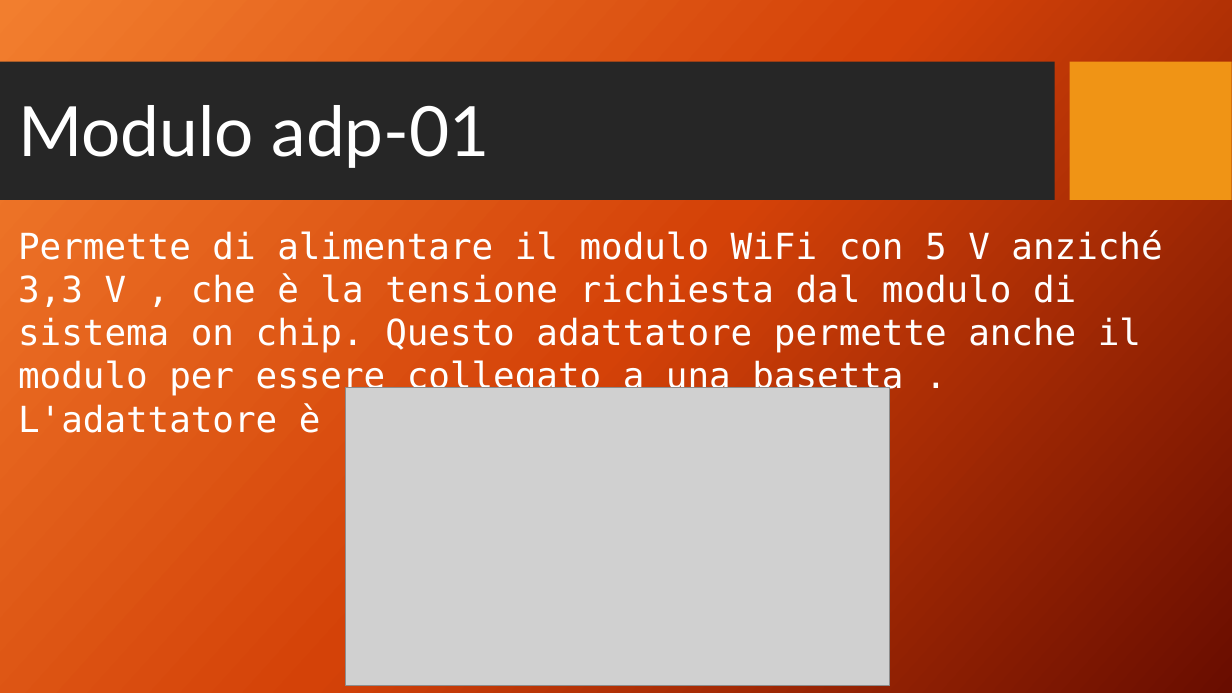
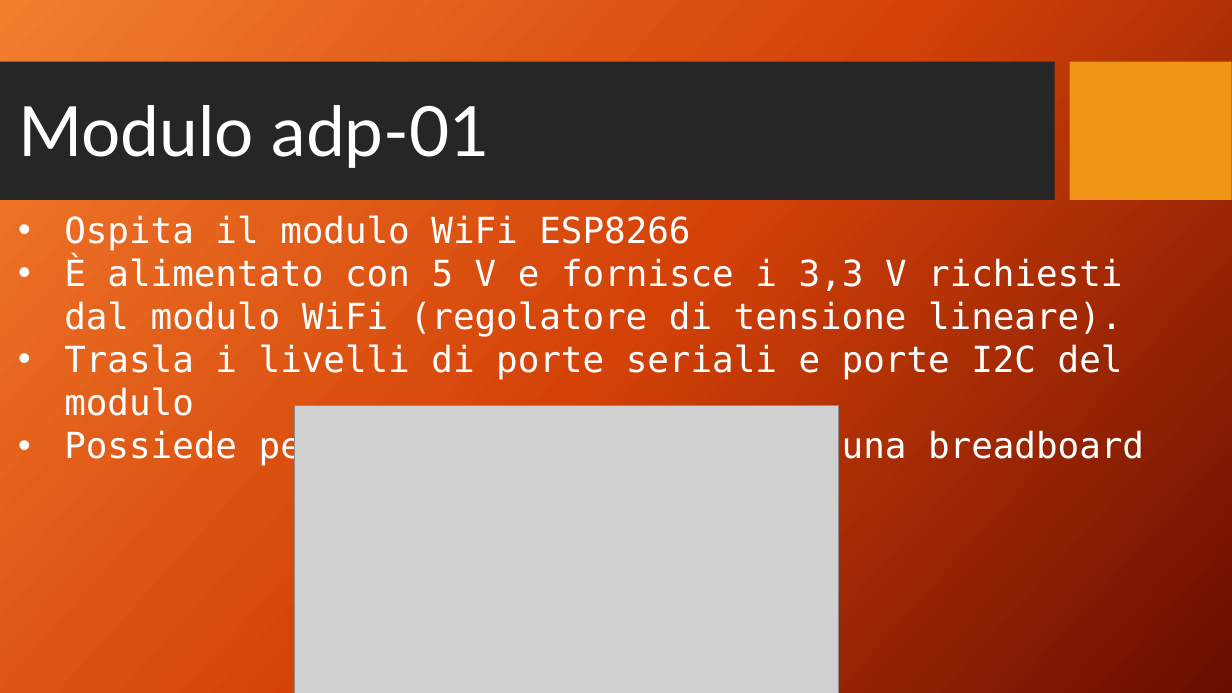
Before and after one commit to sebastianomelita/seismolab, a slide deck: slide 19 of files/seismoclouddevice-arduino-master/PROGGETTO SAPIENZA .pptx (slide 18 before the commit). Drawn at 1232x693 pixels with LibreOffice and Linux fonts; fonts in the diff are those of the drawing; grey boxes stand for pictures; background and template pictures are left out. Boxes give left, top, right and bottom in pixels: in the first picture for what was removed or moved away, otherwise in the second. Text is boxed around its words. In the diff, an @@ line names an element or a change of style, - is before the commit and + after.

```diff
--- a/files/seismoclouddevice-arduino-master/PROGGETTO SAPIENZA .pptx
+++ b/files/seismoclouddevice-arduino-master/PROGGETTO SAPIENZA .pptx
@@ text at (64, 215, 1144, 467): text changed @@
-Permette di alimentare il modulo WiFi con 5 V anziché 3,3 V , che è la tensione richiesta dal modulo di sistema on chip. Questo adattatore permette anche il modulo per essere collegato a una basetta . L'adattatore è chiamato ADP – 01.
+• Ospita il modulo WiFi ESP8266
+• È alimentato con 5 V e fornisce i 3,3 V richiesti dal modulo WiFi (regolatore di tensione lineare).
+• Trasla i livelli di porte seriali e porte I2C del modulo
+• Possiede pedinature compatibili con una breadboard
@@ picture: place and size @@
-picture at (346, 387, 890, 685)
+picture at (295, 406, 839, 693)
```
Also in this commit, not shown: 7 other slides changed, 1 slide added, 7 other files.
